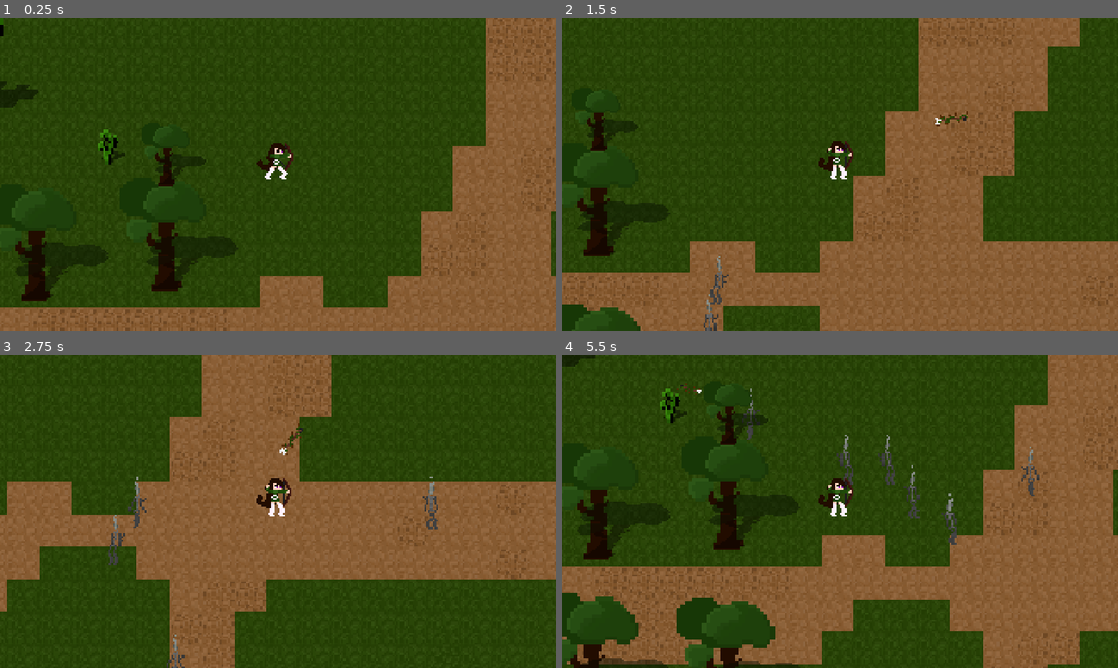
Above: before the commit, frames 1-4 (two rows, left to right).
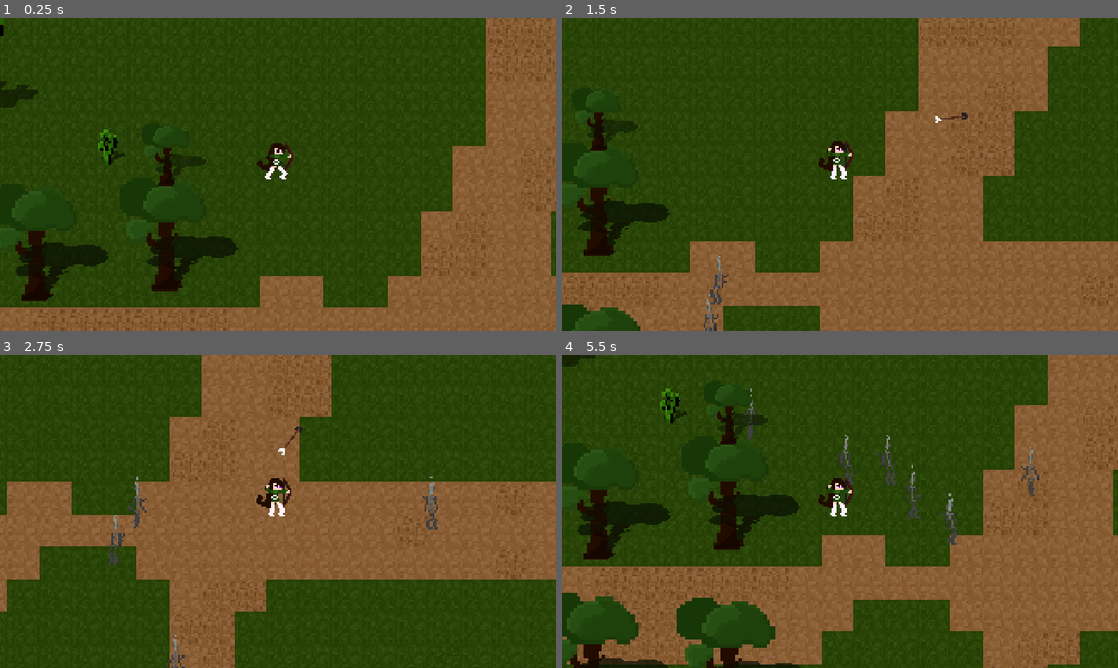
Above: after the commit, the same moments.

Repository: VentsislavPeev/gamejam-2026
Game: Godot game, scene res://src/levels/survivor_game.tscn
Two runs of this game, one before a commit and one after it. Both use one fixed random seed, a clock stepped at 60 frames per second and the inputs below.
Inputs (mouse positions are in pixels of both pictures, inside the frame that each line leads up to):
- Up to frame 1 (0.25 s): no input
- Up to frame 2 (1.5 s): tap Enter at 0.5 s; move the mouse to (962, 158) at 0.52 s; hold D (move_right) 0.53-1.28 s; move the mouse to (728, 190) at 1.27 s; hold S (move_down) from 1.28 s (still down)
- Up to frame 3 (2.75 s): move the mouse to (333, 442) at 2.02 s; release S (move_down) at 2.03 s; hold D (move_right) from 2.03 s (still down)
- Up to frame 4 (5.5 s): move the mouse to (812, 574) at 2.77 s; release D (move_right) at 2.78 s; hold W (move_up) 2.78-3.53 s; move the mouse to (1006, 558) at 3.52 s; hold A (move_left) 3.53-5.03 s; move the mouse to (673, 464) at 4.27 s; move the mouse to (867, 511) at 5.02 s; hold S (move_down) from 5.03 s (still down)

The runs differ from the first frame. In frame 2, 0.1% of the frame differs, in the area x 67-73%, y 29-35%; in frame 3, less than 0.1%; in frame 4, 0.3%, in the area x 3-42%, y 9-99%.
Error before the commit: Parse Error: Expected statement, found "Indent" instead. (res://assets/themes/obstacle_manager.gd:32)

Commit message:
mask pickup and use

Diff:
--- a/assets/themes/obstacle_manager.gd
+++ b/assets/themes/obstacle_manager.gd
@@ -28,7 +28,7 @@
 func update_segments(center: Vector2):
 	# We look at the 3x3 grid surrounding the center
 	var needed_coords = []
-	for x in range(center.x - 10, center.x + 10):a
+	for x in range(center.x - 10, center.x + 10):
 		for y in range(center.y - 10, center.y + 10):
 			needed_coords.append(Vector2(x, y))
 
--- a/src/actors/enemy.gd
+++ b/src/actors/enemy.gd
@@ -9,7 +9,7 @@
 
 @onready var enemy_kill = $AnimatedSprite2D/EnemyKill
 @onready var burning_enemy = $AnimatedSprite2D/BurnEnemy
-const DROP_CHANCE: float = 0.1
+const DROP_CHANCE: float = 0.8
 
 func _physics_process(delta: float):
 	var direction = global_position.direction_to(player.global_position)
@@ -34,7 +34,6 @@
 		take_dmg()
 		await get_tree().create_timer(tick).timeout
 		elapsed += tick
-
 	dot_active = false
 
 func take_dmg(amount: int = 1):
@@ -42,7 +41,7 @@
 	die()
 
 func die():
-	if health == 0:
+	if health <= 0:
 		#enemy_kill
 		enemy_kill.play()
 		animated_sprite.play('death')
--- a/src/actors/item.gd
+++ b/src/actors/item.gd
@@ -12,9 +12,8 @@
 	$Sprite2D.texture = textures[item_type]
 
 func _on_body_entered(body):
-	if item_type == 0:
-		body.on_item_pickup()
-	elif item_type == 1:
-		pass
-	elif item_type == 2:
-		pass
+	if item_type == 0 && body.has_method("on_item_pickup"):
+		body.on_item_pickup(0)
+	elif item_type == 1 && body.has_method("on_item_pickup"):
+		body.on_item_pickup(1)
+	queue_free()
--- a/src/actors/player.gd
+++ b/src/actors/player.gd
@@ -3,9 +3,14 @@
 @onready var animated_sprite = $AnimatedSprite2D
 var health = 100
 
+var mask_stack: Array = []
 var earth_mask = true;
 var fire_mask = false;
 var lightning_mask = false;
+
+func _ready():
+	mask_stack.append(-1)
+	mask_stack.append(-1)
 
 func _physics_process(delta: float):
 	var direction = Input.get_vector("move_left","move_right","move_up","move_down")
@@ -22,17 +27,36 @@
 		if health <= 0.0:
 			print("DIED")
 
-	if earth_mask:
-		keep_max_health()
+func on_item_pickup(value: int):
+	if mask_stack[0] != -1:
+		mask_stack[1] = value
+		$ItemDuration2.start()
 
-func keep_max_health():
-	if health > 100:
-		health = 100
+	elif mask_stack[1] != -1:
+		mask_stack[0] = value
+		$ItemDuration.start()
 
-func on_item_pickup():
-	$ItemDuration.start()
+	elif mask_stack[0] != -1 and mask_stack[1] != -1:
+		if(mask_stack[0].value.wait_time >= mask_stack[1].value.wait_time):
+			mask_stack[1] = value
+			$ItemDuration2.start()
+		else:
+			mask_stack[0] = value
+			$ItemDuration.start()
+
+	else:
+		mask_stack[0] = value
+		$ItemDuration.start()
+
+
 	# make the buffs, change speed, make speed constant in the
 	# player script for easier change, add defense, etc
 
-func _on_item_duration_timeout() -> void:
-	pass # remove buffs
+
+func _on_timer_timeout() -> void:
+	mask_stack[0] = -1
+	print("POPPED")
+
+
+func _on_item_duration_2_timeout() -> void:
+	mask_stack[1] = -1
--- a/src/actors/player.tscn
+++ b/src/actors/player.tscn
@@ -4,9 +4,6 @@
 [ext_resource type="Texture2D" uid="uid://djhef1csd7f6w" path="res://assets/sprites/mc_walk_anim.png" id="2_foe4e"]
 [ext_resource type="Texture2D" uid="uid://c2j48yydjuv8o" path="res://assets/sprites/mc_bow_anim.png" id="2_xk21n"]
 [ext_resource type="PackedScene" uid="uid://bbo7hwjyvwya4" path="res://src/actors/weapon.tscn" id="3_foe4e"]
-[ext_resource type="AudioStream" uid="uid://blbu451fx1nth" path="res://audio/sfx/fs_dirt_1.wav" id="5_d8py6"]
-[ext_resource type="AudioStream" uid="uid://bygdhq6ctxhfo" path="res://audio/sfx/fs_dirt_2.wav" id="6_l3h4q"]
-[ext_resource type="AudioStream" uid="uid://bqtqompro81c6" path="res://audio/sfx/fs_dirt_3.wav" id="7_urqtb"]
 
 [sub_resource type="AtlasTexture" id="AtlasTexture_l3h4q"]
 atlas = ExtResource("2_xk21n")
@@ -15,94 +12,6 @@
 [sub_resource type="AtlasTexture" id="AtlasTexture_urqtb"]
 atlas = ExtResource("2_xk21n")
 region = Rect2(0, 32, 32, 32)
-
-[sub_resource type="AtlasTexture" id="AtlasTexture_wqefw"]
-atlas = ExtResource("2_xk21n")
-region = Rect2(0, 64, 32, 32)
-
-[sub_resource type="AtlasTexture" id="AtlasTexture_8bs0b"]
-atlas = ExtResource("2_xk21n")
-region = Rect2(0, 96, 32, 32)
-
-[sub_resource type="AtlasTexture" id="AtlasTexture_uticr"]
-atlas = ExtResource("2_xk21n")
-region = Rect2(0, 128, 32, 32)
-
-[sub_resource type="AtlasTexture" id="AtlasTexture_qnob4"]
-atlas = ExtResource("2_xk21n")
-region = Rect2(0, 160, 32, 32)
-
-[sub_resource type="AtlasTexture" id="AtlasTexture_xk21n"]
-atlas = ExtResource("2_foe4e")
-region = Rect2(0, 0, 32, 32)
-
-[sub_resource type="AtlasTexture" id="AtlasTexture_1oxso"]
-atlas = ExtResource("2_foe4e")
-region = Rect2(0, 32, 32, 32)
-
-[sub_resource type="AtlasTexture" id="AtlasTexture_1e0ww"]
-atlas = ExtResource("2_foe4e")
-region = Rect2(0, 64, 32, 32)
-
-[sub_resource type="AtlasTexture" id="AtlasTexture_d8py6"]
-atlas = ExtResource("2_foe4e")
-region = Rect2(0, 96, 32, 32)
-
-[sub_resource type="SpriteFrames" id="SpriteFrames_l3h4q"]
-animations = [{
-"frames": [{
-"duration": 1.0,
-"texture": SubResource("AtlasTexture_l3h4q")
-}, {
-"duration": 1.0,
-"texture": SubResource("AtlasTexture_urqtb")
-}, {
-"duration": 1.0,
-"texture": SubResource("AtlasTexture_wqefw")
-}, {
-"duration": 1.0,
-"texture": SubResource("AtlasTexture_8bs0b")
-}, {
-"duration": 1.0,
-"texture": SubResource("AtlasTexture_uticr")
-}, {
-"duration": 1.0,
-"texture": SubResource("AtlasTexture_qnob4")
-}],
-"loop": true,
-"name": &"shoot",
-"speed": 15.0
-}, {
-"frames": [{
-"duration": 1.0,
-"texture": SubResource("AtlasTexture_xk21n")
-}, {
-"duration": 1.0,
-"texture": SubResource("AtlasTexture_1oxso")
-}, {
-"duration": 1.0,
-"texture": SubResource("AtlasTexture_1e0ww")
-}, {
-"duration": 1.0,
-"texture": SubResource("AtlasTexture_d8py6")
-}],
-"loop": true,
-"name": &"walk",
-"speed": 8.0
-}]
-
-[sub_resource type="CircleShape2D" id="CircleShape2D_urqtb"]
-radius = 31.0
-
-[sub_resource type="CircleShape2D" id="CircleShape2D_foe4e"]
-radius = 34.0147
-
-[sub_resource type="AudioStreamRandomizer" id="AudioStreamRandomizer_wqefw"]
-playback_mode = 2
-streams_count = 3
-stream_0/stream = ExtResource("5_d8py6")
-stream_1/stream = ExtResource("6_l3h4q")
-stream_2/stream = ExtResource("7_urqtb")
 
 [sub_resource type="AtlasTexture" id="AtlasTexture_wqefw"]
 atlas = ExtResource("2_xk21n")
@@ -216,6 +125,13 @@
 shape = SubResource("CircleShape2D_foe4e")
 debug_color = Color(0.9969434, 0, 0.18584156, 0.41960785)
 
-[node name="ItemDuration" type="Timer" parent="." unique_id=1578621819]
+[node name="ItemDuration" type="Timer" parent="." unique_id=1528901738]
+wait_time = 5.0
+one_shot = true
 
-[connection signal="timeout" from="ItemDuration" to="." method="_on_item_duration_timeout"]
+[node name="ItemDuration2" type="Timer" parent="." unique_id=1241267615]
+wait_time = 5.0
+one_shot = true
+
+[connection signal="timeout" from="ItemDuration" to="." method="_on_timer_timeout"]
+[connection signal="timeout" from="ItemDuration2" to="." method="_on_item_duration_2_timeout"]
--- a/src/actors/projectile.gd
+++ b/src/actors/projectile.gd
@@ -8,11 +8,12 @@
 var count_hit = 0;
 
 func _physics_process(delta: float):
-	if(player.earth_mask):
+	if(player.mask_stack.has(0) && player.mask_stack.has(1)):
+		sprite.play("normal_arrow")
+	elif(player.mask_stack.has(0)):
 		sprite.play("earth_arrow")
-	elif(player.fire_mask):
+	elif(player.mask_stack.has(1)):
 		sprite.play("fire_arrow")
-	elif(player.fire_mask && player.earth_mask):pass
 	else: sprite.play("normal_arrow")
 
 	const SPEED = 1000
@@ -24,28 +25,18 @@
 	if travel_distance > RANGE:
 		queue_free()
 
-#func earth_mask_effect():
-	#sprite.play("earth_arrow")
-#
-#func fire_mask_effect():
-	#sprite.play("fire_arrow")
-#
-#func fire_and_earth_mask():
-	#sprite.play("normal_arrow")
+func _on_body_entered(body: Node2D) -> void:
+	if !body.has_method("take_dmg"):
+		return
+	body.take_dmg()
 
-func _on_body_entered(body: Node2D) -> void:
-	if(player.earth_mask && body.has_method("take_dmg")):
-		print(player.health)
-		body.take_dmg()
+	if player.mask_stack.has(1):
+		body.take_fire_dmg()
+
+	if player.mask_stack.has(0):
+		print("Inside earth")
 		sprite.scale *= 0.7
 		count_hit += 1
 		if count_hit == 3:
 			queue_free()
-
-	elif (player.fire_mask && body.has_method("take_fire_dmg")):
-		body.take_dmg()
-		body.take_fire_dmg()
-		queue_free()
-	elif body.has_method("take_dmg"):
-		body.take_dmg()
-		queue_free()
+	else: queue_free()
